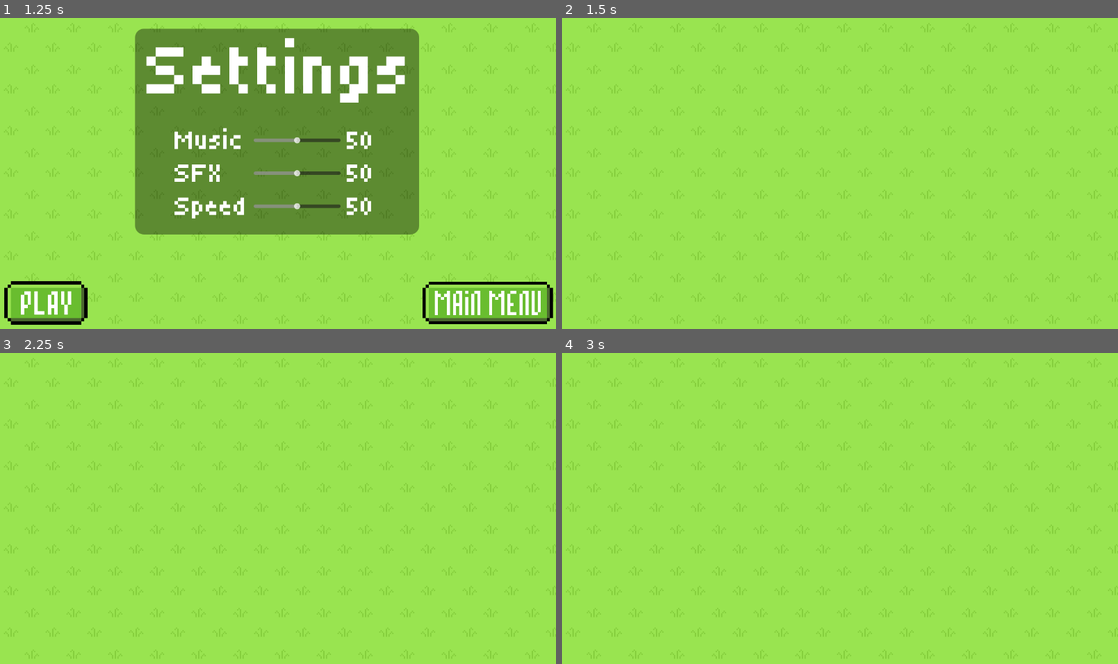
Above: before the commit, frames 1-4 (two rows, left to right).
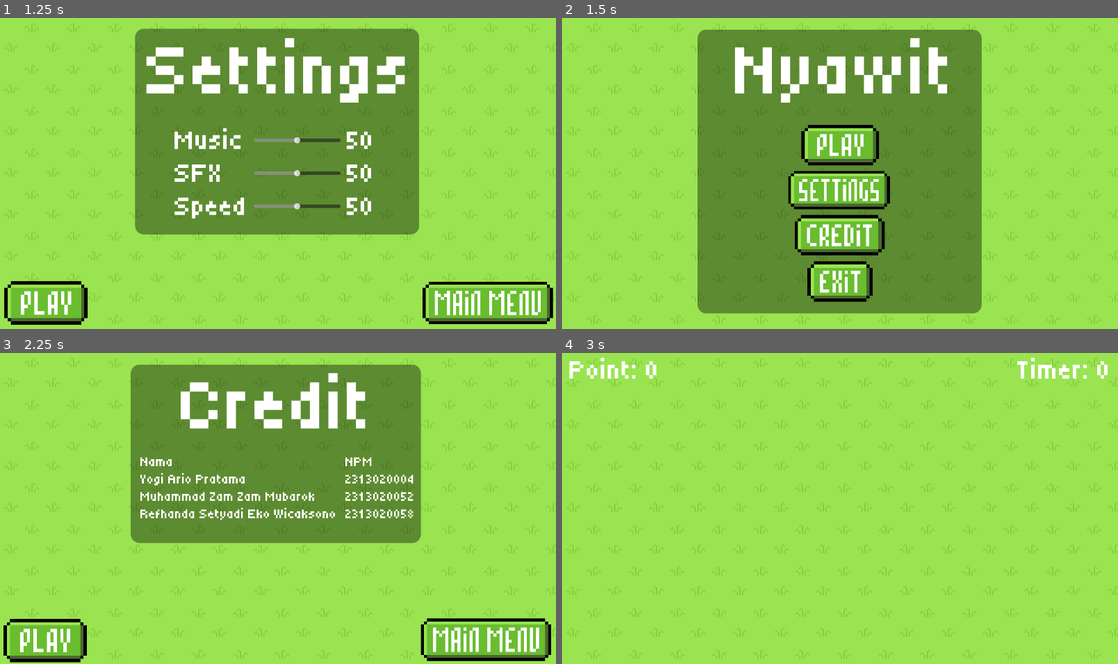
Above: after the commit, the same moments.

Repository: Blitzshooters/nyawit
Game: Godot game, scene res://Scenes/main.tscn
Same seed, same stepped clock (60 frames per second), same inputs: the game is played once before the commit and once after it.
Inputs (mouse positions are in pixels of both pictures, inside the frame that each line leads up to):
- Up to frame 1 (1.25 s): click (278, 189) at 0.5 s
- Up to frame 2 (1.5 s): click (1051, 304) at 1.25 s
- Up to frame 3 (2.25 s): click (278, 570) at 2.02 s
- Up to frame 4 (3 s): click (606, 639) at 2.77 s

Frame 1 is identical in both runs. In frame 2, 46% of the frame differs, in the area x 24-76%, y 3-96%; in frame 3, 35%; in frame 4, 0.7%.

Commit message:
Fix circular preload reference issues and add safety checks for scene transition

Diff:
--- a/Scenes/gameplay.tscn
+++ b/Scenes/gameplay.tscn
@@ -1,10 +1,31 @@
 [gd_scene format=3 uid="uid://btjo7qss46f78"]
 
 [ext_resource type="Script" uid="uid://buoeycebouu52" path="res://Scripts/gameplay.gd" id="1_wbxth"]
+[ext_resource type="FontFile" uid="uid://dsyubgcuupvn2" path="res://Font/Tiny5-Regular.ttf" id="2_wbxth"]
 
 [node name="Gameplay" type="Node2D" unique_id=1522893207]
 script = ExtResource("1_wbxth")
 
-[node name="Label" type="Label" parent="." unique_id=35576851]
-offset_right = 40.0
-offset_bottom = 23.0
+[node name="CanvasLayer" type="CanvasLayer" parent="." unique_id=1391303074]
+
+[node name="PointLabel" type="Label" parent="CanvasLayer" unique_id=1151410765]
+offset_left = 17.0
+offset_top = 6.0
+offset_right = 225.0
+offset_bottom = 78.0
+theme_override_fonts/font = ExtResource("2_wbxth")
+theme_override_font_sizes/font_size = 64
+text = "Point: 0"
+
+[node name="TimerLabel" type="Label" parent="CanvasLayer" unique_id=5742155]
+anchors_preset = 1
+anchor_left = 1.0
+anchor_right = 1.0
+offset_left = -232.0
+offset_top = 6.0
+offset_right = -16.0
+offset_bottom = 78.0
+grow_horizontal = 0
+theme_override_fonts/font = ExtResource("2_wbxth")
+theme_override_font_sizes/font_size = 64
+text = "Timer: 0"
--- a/Scripts/credit.gd
+++ b/Scripts/credit.gd
@@ -9,10 +9,10 @@
 
 func _on_main_menu_pressed() -> void:
 	get_node("/root/Main").change_scene(
-		preload("res://Scenes/main_menu.tscn")
+		load("res://Scenes/main_menu.tscn")
 	)
 
 func _on_play_pressed() -> void:
 	get_node("/root/Main").change_scene(
-		preload("res://Scenes/gameplay.tscn")
+		load("res://Scenes/gameplay.tscn")
 	)
--- a/Scripts/main.gd
+++ b/Scripts/main.gd
@@ -6,15 +6,20 @@
 
 func _ready():
 	# scene pertama yang muncul saat game start
-	change_scene(preload("res://Scenes/main_menu.tscn"))
+	change_scene(load("res://Scenes/main_menu.tscn"))
 
 func change_scene(scene: PackedScene):
-	# hapus scene lama
+	print("[Main] change_scene called with: ", scene.resource_path if scene else "null")
+	if not scene:
+		printerr("[Main] Error: Attempted to change to a null scene!")
+		return
+
 	if current_scene:
+		print("[Main] Removing old scene: ", current_scene.name, " (", current_scene, ")")
+		container.remove_child(current_scene)
 		current_scene.queue_free()
 
-	# buat scene baru
 	current_scene = scene.instantiate()
-
-	# masukkan ke PageContainer
+	print("[Main] Instantiated new scene: ", current_scene.name, " (", current_scene, ")")
 	container.add_child(current_scene)
+	print("[Main] Current children in PageContainer: ", container.get_children())
--- a/Scripts/main_menu.gd
+++ b/Scripts/main_menu.gd
@@ -7,17 +7,17 @@
 
 func _on_play_pressed():
 	get_node("/root/Main").change_scene(
-		preload("res://Scenes/gameplay.tscn")
+		load("res://Scenes/gameplay.tscn")
 	)
 
 func _on_settings_pressed():
 	get_node("/root/Main").change_scene(
-		preload("res://Scenes/settings.tscn")
+		load("res://Scenes/settings.tscn")
 	)
 
 func _on_credits_pressed():
 	get_node("/root/Main").change_scene(
-		preload("res://Scenes/credit.tscn")
+		load("res://Scenes/credit.tscn")
 	)
 
 func _on_quit_pressed():
--- a/Scripts/settings.gd
+++ b/Scripts/settings.gd
@@ -40,10 +40,10 @@
 
 func _on_main_menu_pressed() -> void:
 	get_node("/root/Main").change_scene(
-		preload("res://Scenes/main_menu.tscn")
+		load("res://Scenes/main_menu.tscn")
 	)
 
 func _on_play_pressed() -> void:
 	get_node("/root/Main").change_scene(
-		preload("res://Scenes/gameplay.tscn")
+		load("res://Scenes/gameplay.tscn")
 	)
